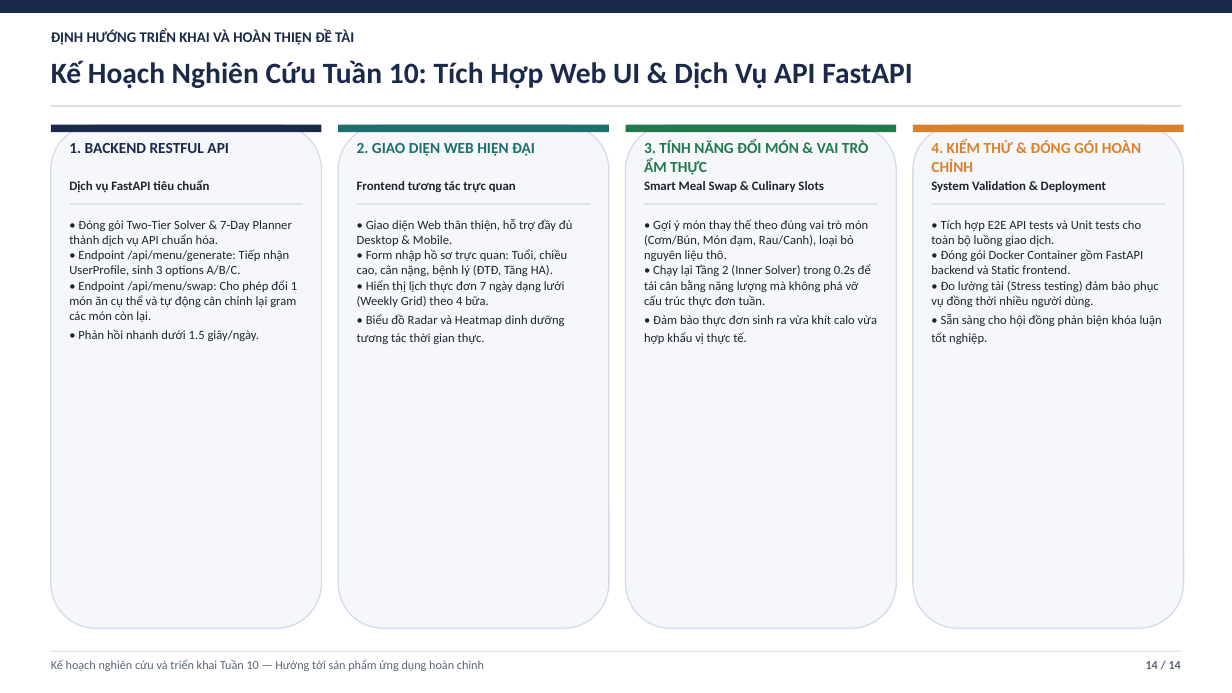
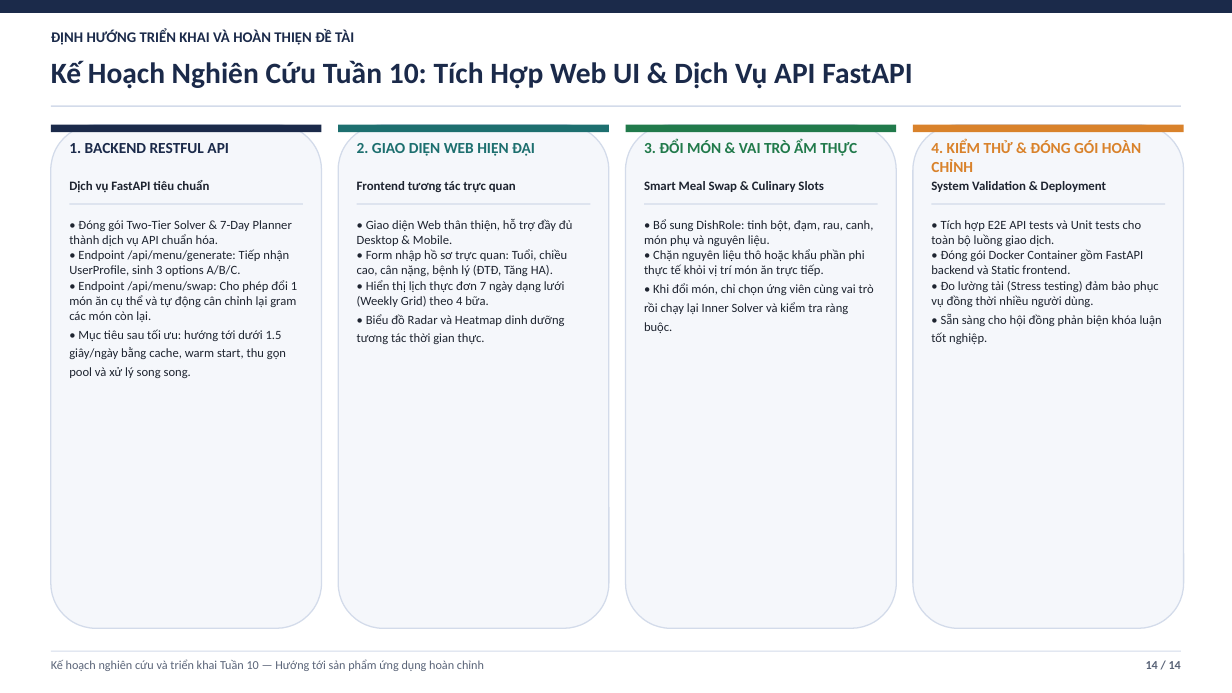
Before and after one commit to duylequang2303/DBO_heathcare, a slide deck: slide 14 of docs/slides/Slide_Bao_Cao_Tuan_8_9_DBO_IDBO.pptx. Drawn at 1232x693 pixels with LibreOffice and Linux fonts; fonts in the diff are those of the drawing. Boxes give left, top, right and bottom in pixels: in the first picture for what was removed or moved away, otherwise in the second. Text is boxed around its words. In the diff, an @@ line names an element or a change of style, - is before the commit and + after.

```diff
--- a/docs/slides/Slide_Bao_Cao_Tuan_8_9_DBO_IDBO.pptx
+++ b/docs/slides/Slide_Bao_Cao_Tuan_8_9_DBO_IDBO.pptx
@@ text at <box>644,140,857,156</box>: text changed @@
-3. TÍNH NĂNG ĐỔI MÓN & VAI TRÒ ẨM THỰC
+3. ĐỔI MÓN & VAI TRÒ ẨM THỰC
@@ text at <box>69,220,297,378</box>: text changed @@
-• Đóng gói Two-Tier Solver & 7-Day Planner thành dịch vụ API chuẩn hóa.
-• Endpoint /api/menu/generate: Tiếp nhận UserProfile, sinh 3 options A/B/C.
-• Endpoint /api/menu/swap: Cho phép đổi 1 món ăn cụ thể và tự động cân chỉnh lại gram các món còn lại.
-• Phản hồi nhanh dưới 1.5 giây/ngày.
+• Đóng gói Two-Tier Solver & 7-Day Planner thành dịch vụ API chuẩn hóa.
+• Endpoint /api/menu/generate: Tiếp nhận UserProfile, sinh 3 options A/B/C.
+• Endpoint /api/menu/swap: Cho phép đổi 1 món ăn cụ thể và tự động cân chỉnh lại gram các món còn lại.
+• Mục tiêu sau tối ưu: hướng tới dưới 1.5 giây/ngày bằng cache, warm start, thu gọn pool và xử lý song song.
@@ text at <box>644,219,874,333</box>: text changed @@
-• Gợi ý món thay thế theo đúng vai trò món (Cơm/Bún, Món đạm, Rau/Canh), loại bỏ nguyên liệu thô.
-• Chạy lại Tầng 2 (Inner Solver) trong 0.2s để tái cân bằng năng lượng mà không phá vỡ cấu trúc thực đơn tuần.
-• Đảm bảo thực đơn sinh ra vừa khít calo vừa hợp khẩu vị thực tế.
+• Bổ sung DishRole: tinh bột, đạm, rau, canh, món phụ và nguyên liệu.
+• Chặn nguyên liệu thô hoặc khẩu phần phi thực tế khỏi vị trí món ăn trực tiếp.
+• Khi đổi món, chỉ chọn ứng viên cùng vai trò rồi chạy lại Inner Solver và kiểm tra ràng buộc.
```
Also in this commit, not shown: 9 other slides changed, 2 other files.
